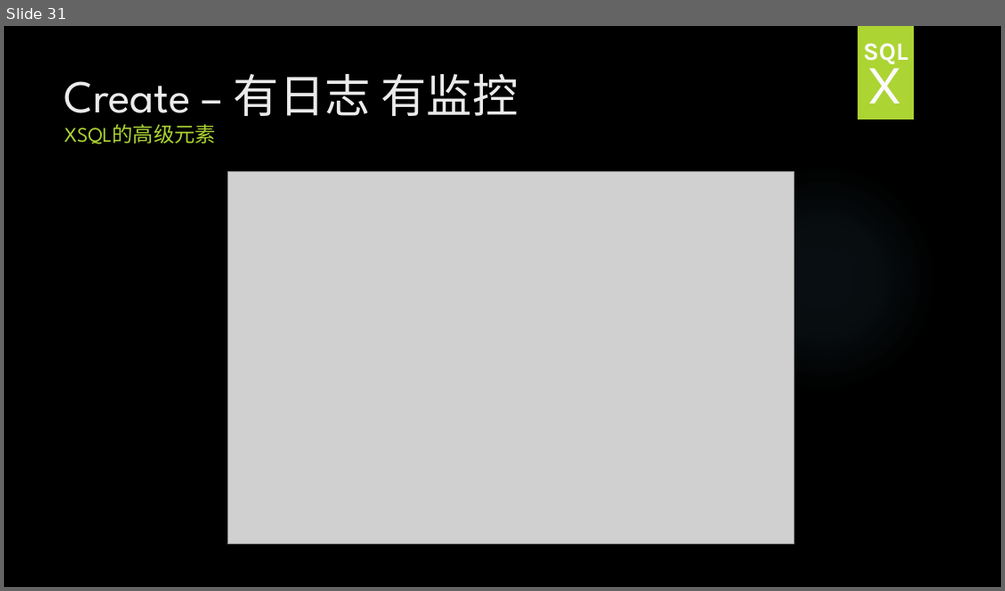
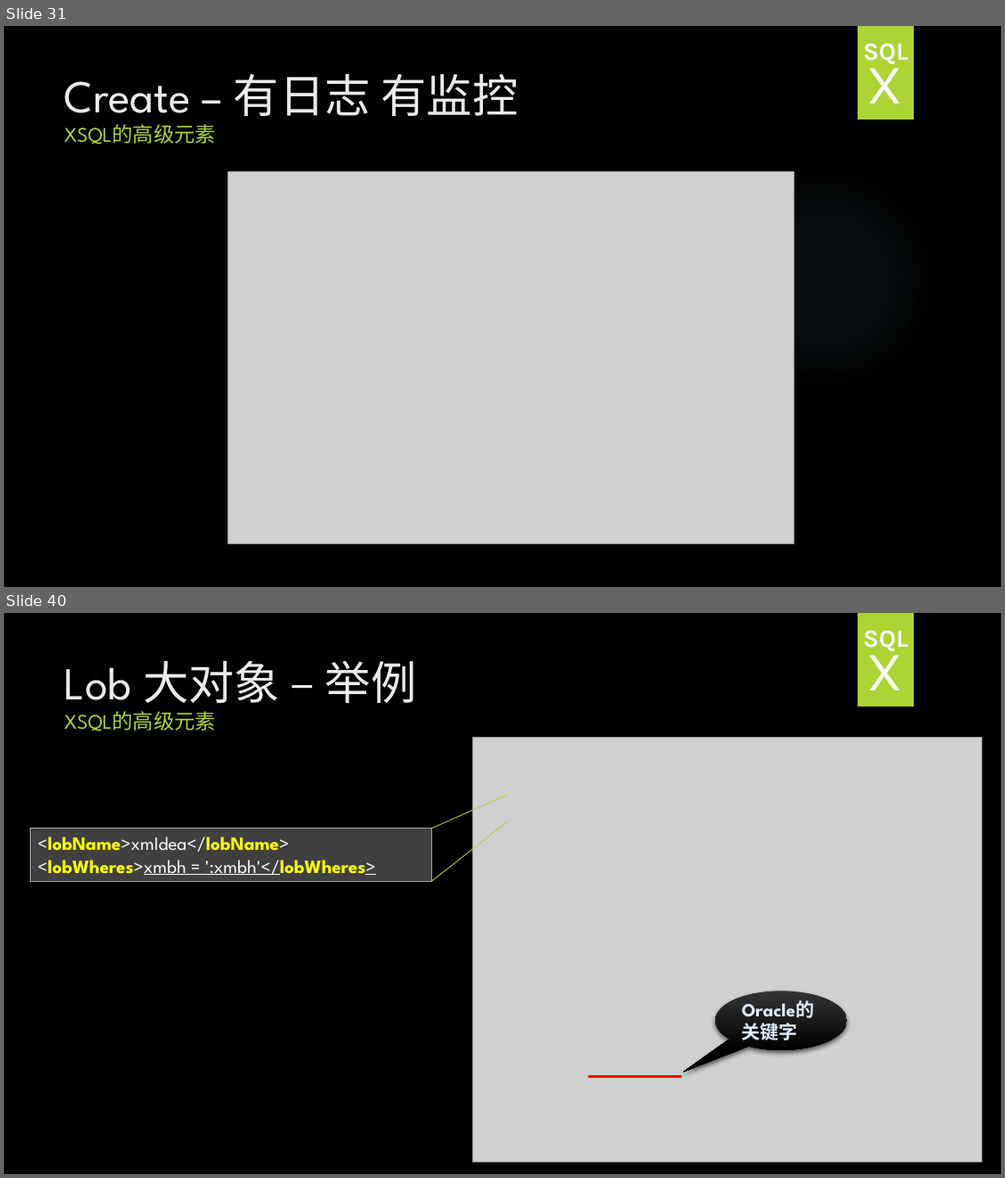
Before and after one commit to HY-ZhengWei/hy.common.XJava, a slide deck: doc/XSQL技术交流.pptx. Shown one above the other, each under a label of ours: slide 31 before the commit, slides 31 and 40 after it; the slides between them are not shown. The pictures are 1005x591 and 1005x1178 pixels, drawn with LibreOffice and Linux fonts; fonts in the diff are those of the drawing; grey boxes stand for pictures; background and template pictures are left out. Boxes give left, top, right and bottom in pixels: in the first picture for what was removed or moved away, otherwise in the second. Text is boxed around its words. In the diff, an @@ line names an element or a change of style, - is before the commit and + after.

```diff
--- a/doc/XSQL技术交流.pptx
+++ b/doc/XSQL技术交流.pptx
@@ slide 40 added at (x1=4, y1=613, x2=1001, y2=1174), background picture (left out); not listed: 1 template element that a slide beside it also shows @@
@@ text added at (x1=863, y1=630, x2=908, y2=651), 24 pt, text pattern #EBEBEB on #FBFBFB, bold @@
+SQL
@@ title added at (x1=65, y1=660, x2=417, y2=731), 44 pt, text #EBEBEB @@
+Lob 大对象 – 举例
+XSQL的高级元素
@@ text added at (x1=867, y1=640, x2=903, y2=690), 54 pt, text pattern #EBEBEB on #FBFBFB @@
+X
@@ picture added at (x1=473, y1=737, x2=982, y2=1162) @@
@@ line added from (432, 828) to (507, 795), #ACD433 0.75 pt @@
@@ line added from (432, 882) to (507, 821), #ACD433 0.75 pt @@
@@ rectangle added at (x1=30, y1=828, x2=432, y2=882), fill #404040, outline #A6A6A6 0.75 pt, 18 pt, text #FFFF00, bold @@
+<lobName>xmIdea</lobName>
+<lobWheres>xmbh = ':xmbh'</lobWheres>
@@ speech bubble added at (x1=715, y1=990, x2=847, y2=1050), fill gradient #353535 to #000000, 18 pt, text #DEECFD, bold @@
+Oracle的关键字
@@ line added from (589, 1077) to (680, 1077), #FF0000 2.25 pt @@
```
Also in this commit, not shown: 4 slides changed, 9 other slides added.
